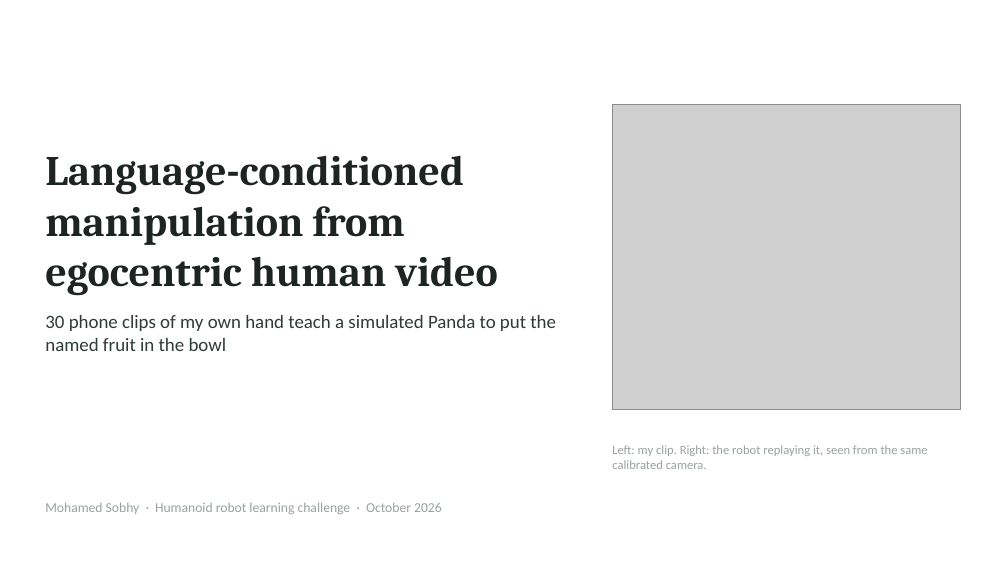
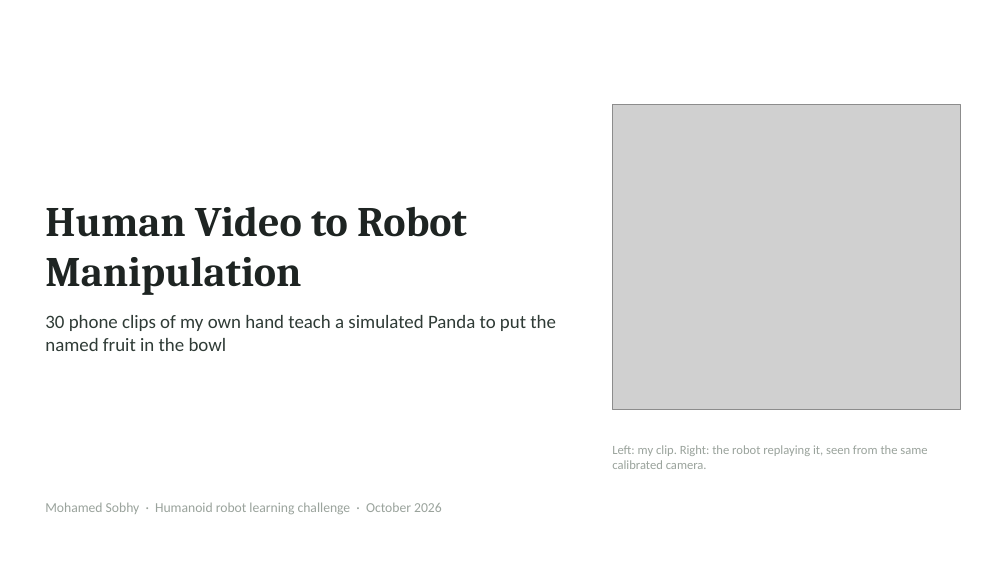
Before and after one commit to mohamedsobhi777/human-video-to-robot-manipulation, a slide deck: slide 1 of docs/presentation.pptx. Drawn at 1008x567 pixels with LibreOffice and Linux fonts; fonts in the diff are those of the drawing; grey boxes stand for pictures. Boxes give left, top, right and bottom in pixels: in the first picture for what was removed or moved away, otherwise in the second. Text is boxed around its words. In the diff, an @@ line names an element or a change of style, - is before the commit and + after.

Commit message:
Update presentation title to Human Video to Robot Manipulation

```diff
--- a/docs/presentation.pptx
+++ b/docs/presentation.pptx
@@ title at bbox=[45, 206, 467, 295]: text changed @@
-Language-conditioned manipulation from egocentric human video
+Human Video to Robot Manipulation
```
Also in this commit, not shown: 1 other file.
